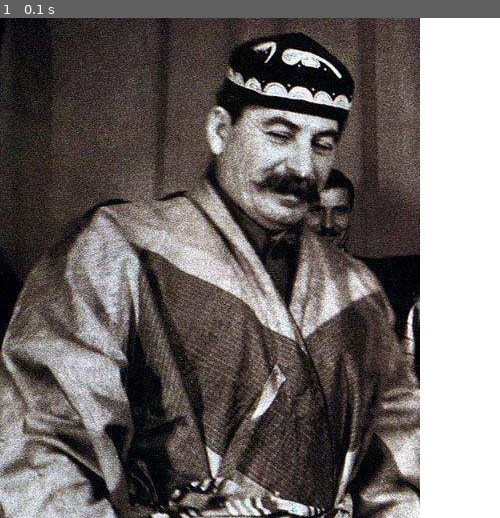
Above: before the commit, frame 1.
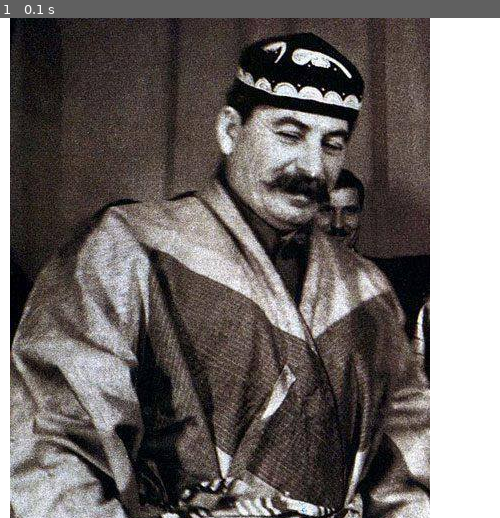
Above: after the commit, the same moment.

Repository: Ashraful332/pygame
Game: pygame game, started from home/image.py
The game is run twice, just before and just after one commit, with the same random seed, the same clock (stepped at 60 frames per second) and the same inputs.
Inputs:
- Up to frame 1 (0.1 s): no input

The runs differ from the first frame. In frame 1, 49% of the frame differs, in the area x 0-86%, y 0-100%.

Commit message:
show image

Diff:
--- a/home/image.py
+++ b/home/image.py
@@ -3,7 +3,7 @@
 pygame.init()
 
 color = (255,255,255)
-position = (0,0)
+position = (10,0)
 
 # CREATING CANVAS
 canvas = pygame.display.set_mode((500,500))
